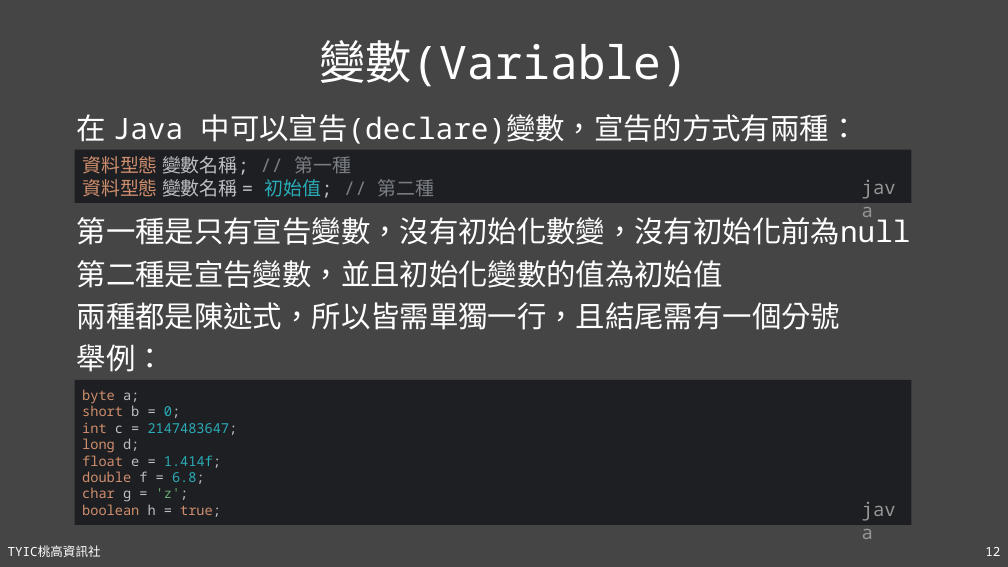
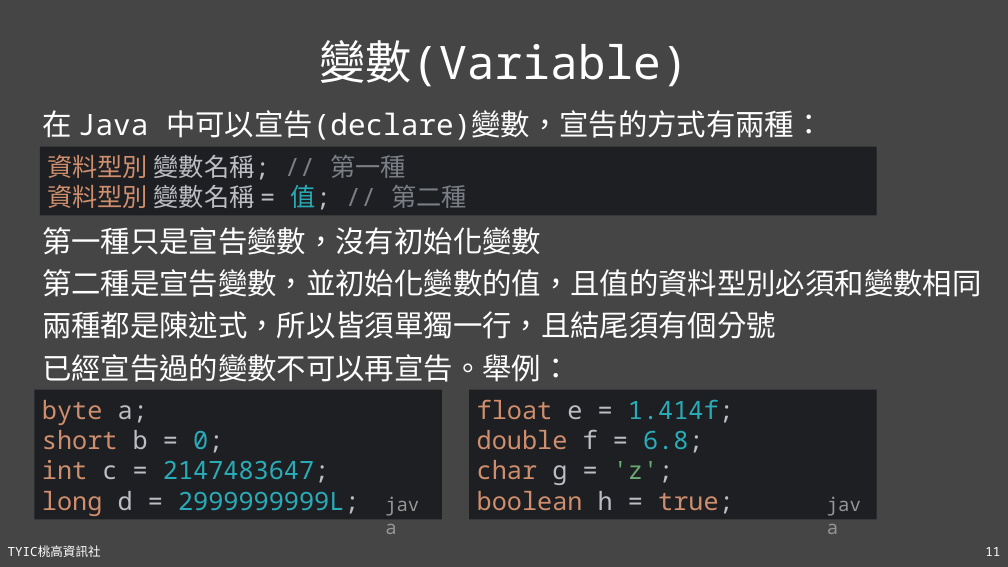
Before and after one commit to TYSHIC/slides, a slide deck: slide 11 of powerpoint/04_初探Java.pptx (slide 12 before the commit). Drawn at 1008x567 pixels with LibreOffice and Linux fonts; fonts in the diff are those of the drawing. Boxes give left, top, right and bottom in pixels: in the first picture for what was removed or moved away, otherwise in the second. Text is boxed around its words. In the diff, an @@ line names an element or a change of style, - is before the commit and + after.

```diff
--- a/powerpoint/04_初探Java.pptx
+++ b/powerpoint/04_初探Java.pptx
@@ text "在 Java 中可以宣告(declare)變數，宣告的方式有兩種：": place and size @@
-text "在 Java 中可以宣告(declare)變數，宣告的方式有兩種：" at (77,114,859,144)
+text "在 Java 中可以宣告(declare)變數，宣告的方式有兩種：" at (42,110,824,140)
@@ rectangle "資料型別 變數名稱; // 第一種 資料型別 ...": place and size @@
-rectangle "資料型別 變數名稱; // 第一種 資料型別 ..." at (75,150,912,203)
+rectangle "資料型別 變數名稱; // 第一種 資料型別 ..." at (40,147,877,216)
@@ text in rectangle at (47,155,467,210): text changed; size 18 to 24 pt @@
-資料型態 變數名稱; // 第一種
-資料型態 變數名稱 = 初始值; // 第二種
+資料型別 變數名稱; // 第一種
+資料型別 變數名稱 = 值; // 第二種
@@ text at (42,227,981,382): text changed @@
-第一種是只有宣告變數，沒有初始化數變，沒有初始化前為null
-第二種是宣告變數，並且初始化變數的值為初始值
-兩種都是陳述式，所以皆需單獨一行，且結尾需有一個分號
-舉例：
+第一種只是宣告變數，沒有初始化變數
+第二種是宣告變數，並初始化變數的值，且值的資料型別必須和變數相同
+兩種都是陳述式，所以皆須單獨一行，且結尾須有個分號
+已經宣告過的變數不可以再宣告。舉例：
@@ rectangle "byte a; short b = ...": place and size @@
-rectangle "byte a; short b = ..." at (75,380,912,526)
+rectangle "byte a; short b = ..." at (35,390,442,520)
@@ text in rectangle at (42,400,359,516): text changed; size 13 to 24 pt; text colour #CF8E6D to #2AACB8 @@
-byte a;
-short b = 0;
-int c = 2147483647;
-long d;
-float e = 1.414f;
-double f = 6.8;
-char g = 'z';
-boolean h = true;
+byte a;
+short b = 0;
+int c = 2147483647;
+long d = 2999999999L;
@@ rectangle added at (470,390,877,520), fill #1E1F22, 24 pt, text #CF8E6D @@
+float e = 1.414f;
+double f = 6.8;
+char g = 'z';
+boolean h = true;
@@ text "java": place and size @@
-text "java" at (854,495,912,525)
+text "java" at (378,489,436,520)
@@ text "java": place and size @@
-text "java" at (854,172,912,203)
+text "java" at (820,489,877,520)
@@ page number at (985,547,1000,556): text changed @@
-12
+11
```
Also in this commit, not shown: 2 other slides changed, 4 slides added, 1 slide removed.
